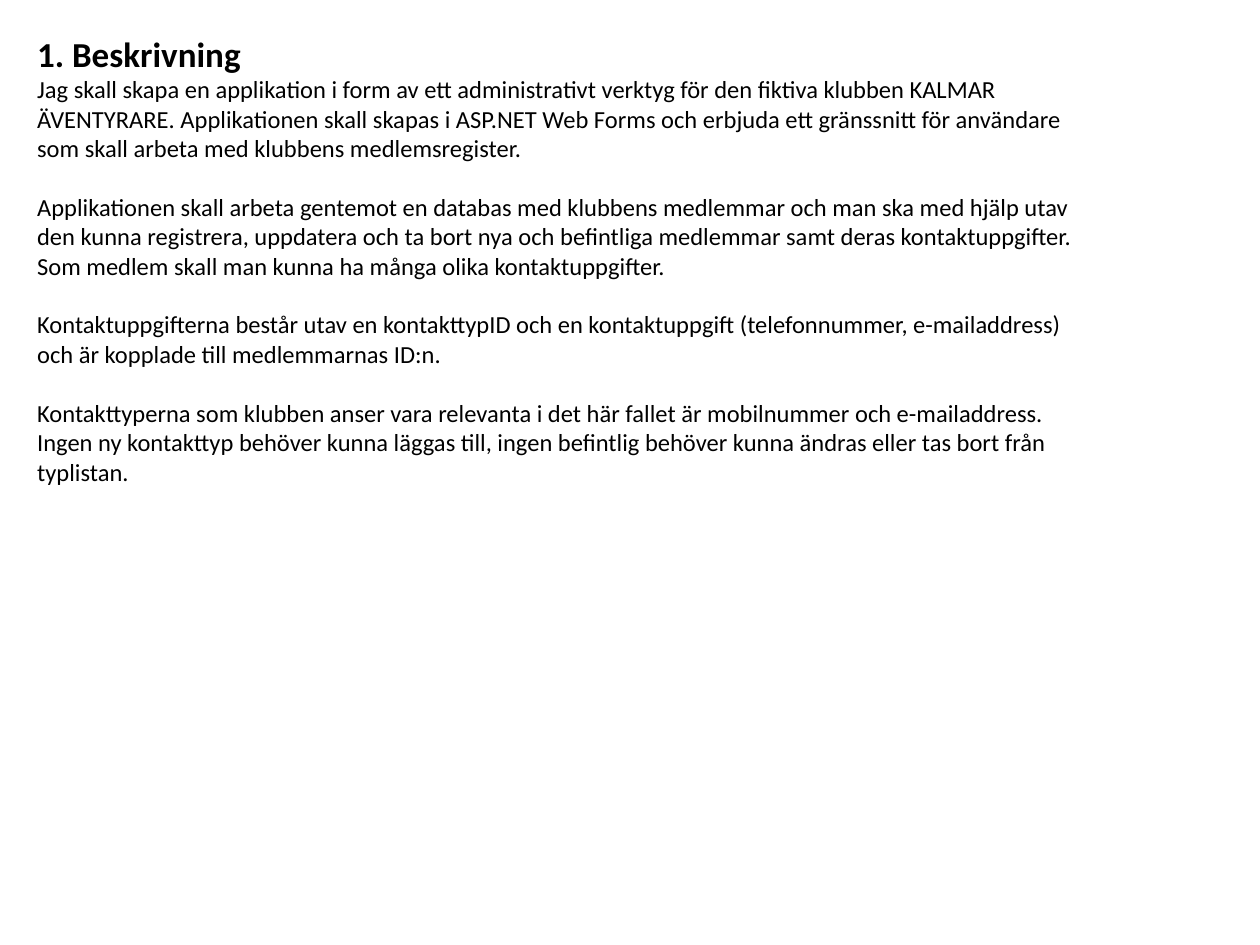
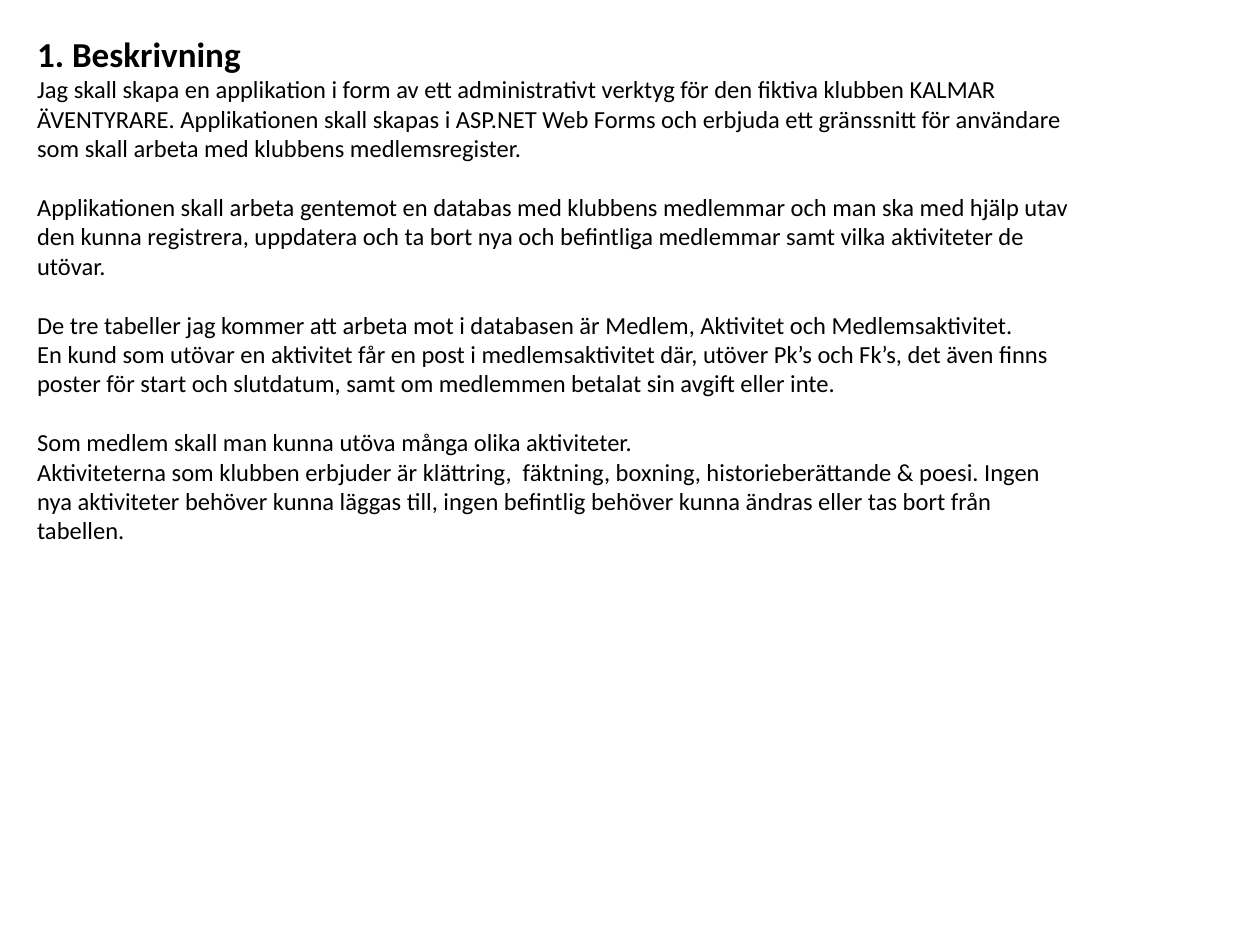
Before and after one commit to ed222an/vt14-3-1-individuellt-arbete, a slide deck: slide 2 of Dokumentation/Bilder & powerpoints/Idébeskrivning.pptx. Drawn at 1260x945 pixels with LibreOffice and Linux fonts; fonts in the diff are those of the drawing. Boxes give left, top, right and bottom in pixels: in the first picture for what was removed or moved away, otherwise in the second. Text is boxed around its words. In the diff, an @@ line names an element or a change of style, - is before the commit and + after.

```diff
--- a/Dokumentation/Bilder & powerpoints/Idébeskrivning.pptx
+++ b/Dokumentation/Bilder & powerpoints/Idébeskrivning.pptx
@@ text at (37, 199, 1067, 539): text changed @@
-Applikationen skall arbeta gentemot en databas med klubbens medlemmar och man ska med hjälp utav den kunna registrera, uppdatera och ta bort nya och befintliga medlemmar samt deras kontaktuppgifter.
-Som medlem skall man kunna ha många olika kontaktuppgifter.
-Kontaktuppgifterna består utav en kontakttypID och en kontaktuppgift (telefonnummer, e-mailaddress) och är kopplade till medlemmarnas ID:n.
-Kontakttyperna som klubben anser vara relevanta i det här fallet är mobilnummer och e-mailaddress. Ingen ny kontakttyp behöver kunna läggas till, ingen befintlig behöver kunna ändras eller tas bort från typlistan.
+Applikationen skall arbeta gentemot en databas med klubbens medlemmar och man ska med hjälp utav den kunna registrera, uppdatera och ta bort nya och befintliga medlemmar samt vilka aktiviteter de utövar.
+De tre tabeller jag kommer att arbeta mot i databasen är Medlem, Aktivitet och Medlemsaktivitet.
+En kund som utövar en aktivitet får en post i medlemsaktivitet där, utöver Pk’s och Fk’s, det även finns poster för start och slutdatum, samt om medlemmen betalat sin avgift eller inte.
+Som medlem skall man kunna utöva många olika aktiviteter.
+Aktiviteterna som klubben erbjuder är klättring, fäktning, boxning, historieberättande & poesi. Ingen nya aktiviteter behöver kunna läggas till, ingen befintlig behöver kunna ändras eller tas bort från tabellen.
```
Also in this commit, not shown: 2 other slides changed, 3 other files.
